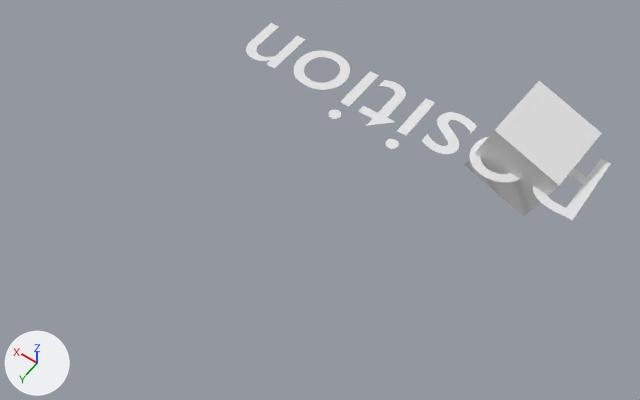
Before and after pictures for a commit that changed the Blender file help/Tutorial.blend.
Rendered twice from a 50 mm lens placed at (-2.26, 15.11, 16.83), pointed at (5.75, 3.89, -0.8). The lights are fixed; the arrows at lower left show +X, +Y and +Z.

Script lines for the objects in view, before the commit:
```python
me_cube_002 = bpy.data.meshes.new('Cube.002')
me_cube_002.from_pydata(...)  # a box spanning x -1.0..1.0, y -1.0..1.0, z -1.0..1.0
txt_text = bpy.data.curves.new('Text', 'FONT')
txt_text.body = 'position'
ob_cube = bpy.data.objects.new('Cube', me_cube_002)
ob_cube.location = (2.0, 0.0, 0.0)
ob_cube.rotation_euler = (-0.0724, -0.33, -0.0476)  # degrees (-4.1, -19, -2.7)
ob_text = bpy.data.objects.new('Text', txt_text)
ob_text.location = (0.0, 0.0, 0.0)
ob_text.scale = (3.2, 3.2, 3.2)
```
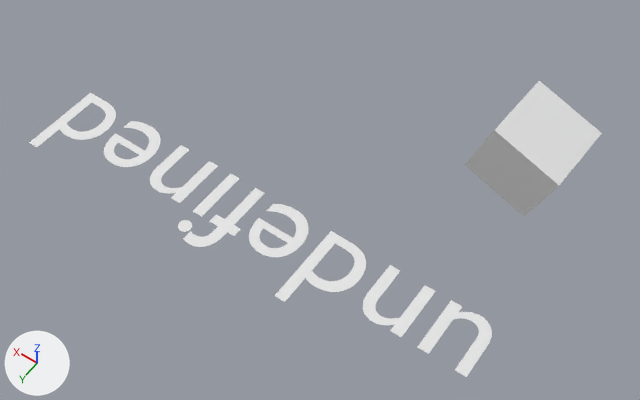
Diff of the bpy script that builds the scene:
```diff
--- a/help/Tutorial.blend.py
+++ b/help/Tutorial.blend.py
@@ txt_text @@
 txt_text = bpy.data.curves.new('Text', 'FONT')
-txt_text.body = 'position'
+txt_text.body = 'undefined'
@@ ob_text @@
 ob_text = bpy.data.objects.new('Text', txt_text)
-ob_text.location = (0.0, 0.0, 0.0)
+ob_text.location = (0.0, 5.0, 0.0)
 ob_text.scale = (3.2, 3.2, 3.2)
```

What differs and where, as boxes [x1, y1, x2, y2] in the pictures (640 x 400 px):
'Text', text changed, moved: before [246, 23, 611, 220]; after [29, 93, 492, 377]
